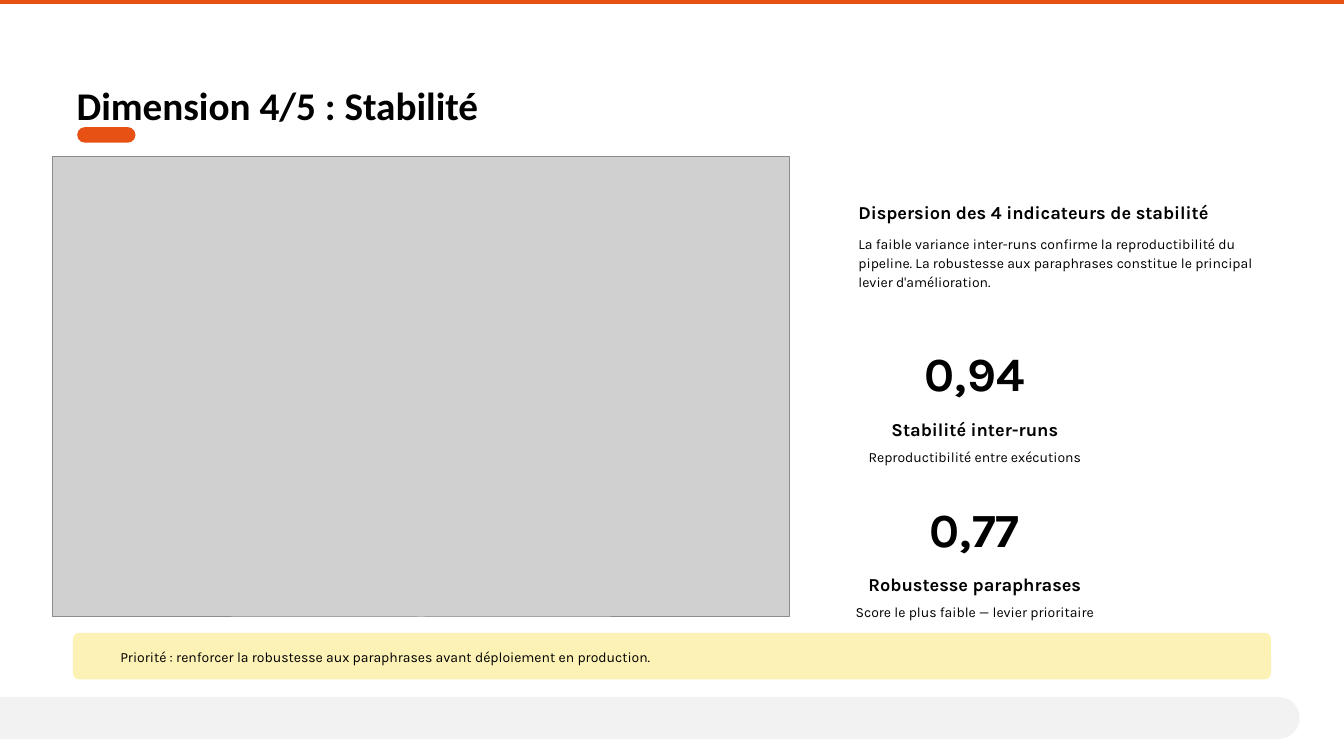
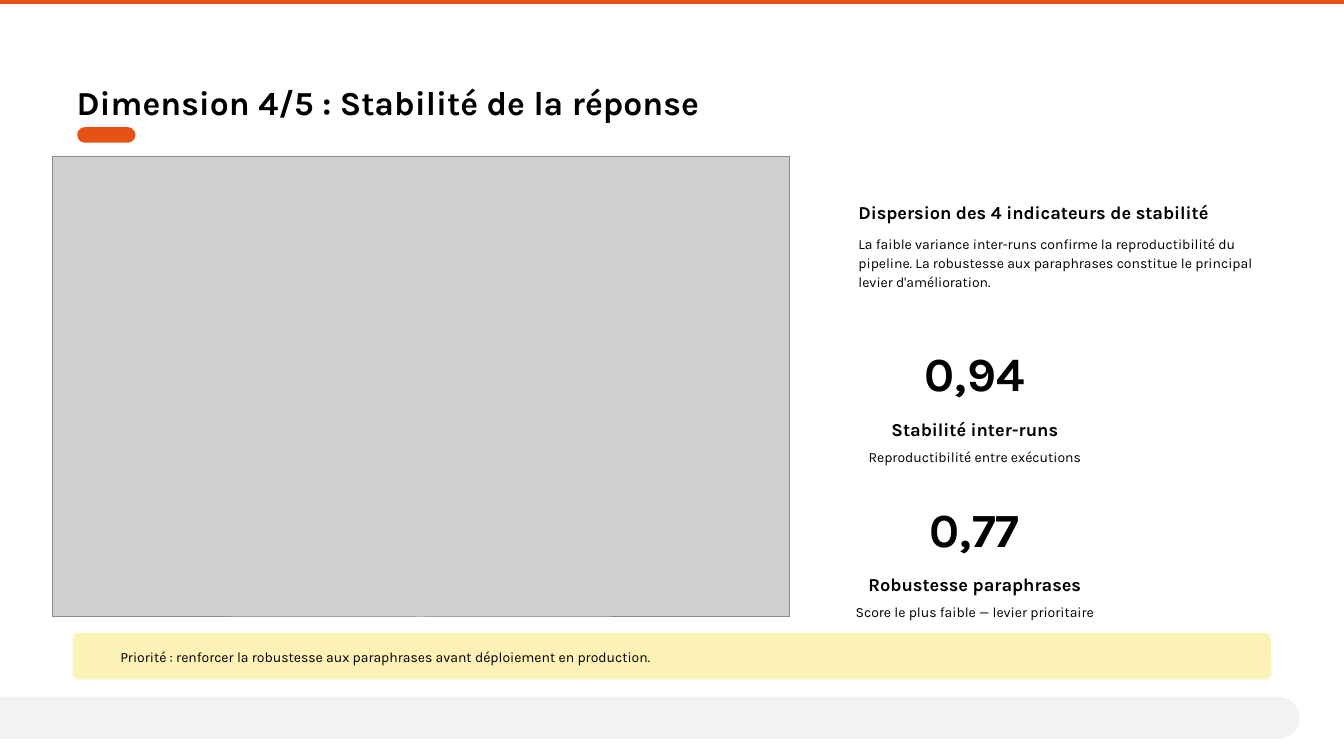
Before and after one commit to AurelienLELEU/memoire, a slide deck: slide 10 of Évaluer la cohérence et la fiabilité d'un système RAG en contexte industriel critique.pptx. Drawn at 1344x756 pixels with LibreOffice and Linux fonts; fonts in the diff are those of the drawing; grey boxes stand for pictures; background and template pictures are left out. Boxes give left, top, right and bottom in pixels: in the first picture for what was removed or moved away, otherwise in the second. Text is boxed around its words. In the diff, an @@ line names an element or a change of style, - is before the commit and + after.

```diff
--- a/Évaluer la cohérence et la fiabilité d'un système RAG en contexte industriel critique.pptx
+++ b/Évaluer la cohérence et la fiabilité d'un système RAG en contexte industriel critique.pptx
@@ text at box(77, 88, 699, 123): text changed; size 28 to 24 pt; font Calibri to Karla @@
-Dimension 4/5 : Stabilité
+Dimension 4/5 : Stabilité de la réponse
```
Also in this commit, not shown: 12 other slides changed.
